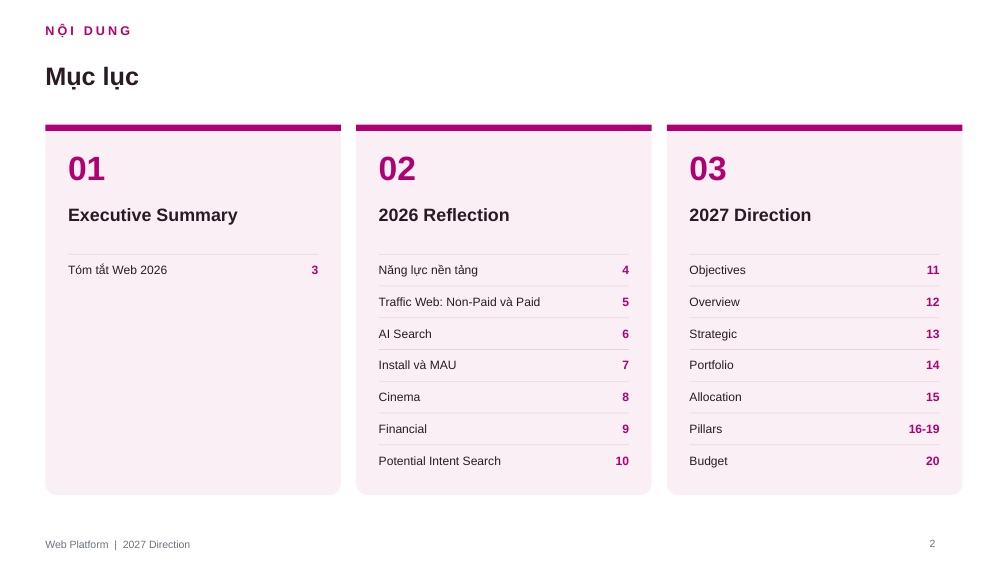
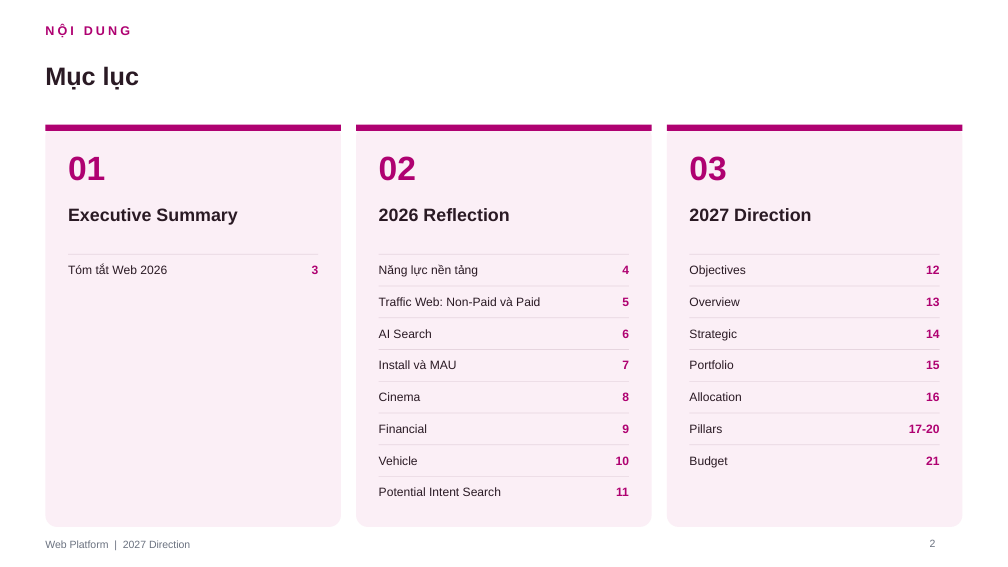
Before and after one commit to stormhoang/hienho-knowledgebase, a slide deck: slide 2 of 07_REPORTS/docs/strategy/2027 Direction - Web Platform (Framework).pptx. Drawn at 1008x567 pixels with LibreOffice and Linux fonts; fonts in the diff are those of the drawing. Boxes give left, top, right and bottom in pixels: in the first picture for what was removed or moved away, otherwise in the second. Text is boxed around its words. In the diff, an @@ line names an element or a change of style, - is before the commit and + after.

```diff
--- a/07_REPORTS/docs/strategy/2027 Direction - Web Platform (Framework).pptx
+++ b/07_REPORTS/docs/strategy/2027 Direction - Web Platform (Framework).pptx
@@ rounded rectangle: place and size @@
-rounded rectangle at [45, 125, 341, 495]
+rounded rectangle at [45, 125, 341, 527]
@@ rounded rectangle: place and size @@
-rounded rectangle at [356, 125, 652, 495]
+rounded rectangle at [356, 125, 652, 527]
@@ rounded rectangle: place and size @@
-rounded rectangle at [667, 125, 963, 495]
+rounded rectangle at [667, 125, 963, 527]
@@ 4 texts: place and size @@
-4 texts at [926, 297, 939, 401]
+4 texts at [926, 265, 939, 369]
@@ text at [909, 424, 940, 433]: text changed @@
-16-19
+17-20
@@ text "Potential Intent Search": place and size @@
-text "Potential Intent Search" at [379, 456, 501, 465]
+text "Potential Intent Search" at [379, 487, 501, 496]
@@ rectangle added at [379, 476, 629, 477], fill #E6D5DF @@
@@ text added at [379, 456, 418, 465], 11.5 pt, text #2A1A24 @@
+Vehicle
@@ text "11": place and size @@
-text "11" at [927, 265, 940, 274]
+text "11" at [616, 487, 629, 496]
@@ text at [926, 456, 939, 465]: text changed @@
-20
+21
```
Also in this commit, not shown: 4 other slides changed, 1 slide added, 2 other files.
